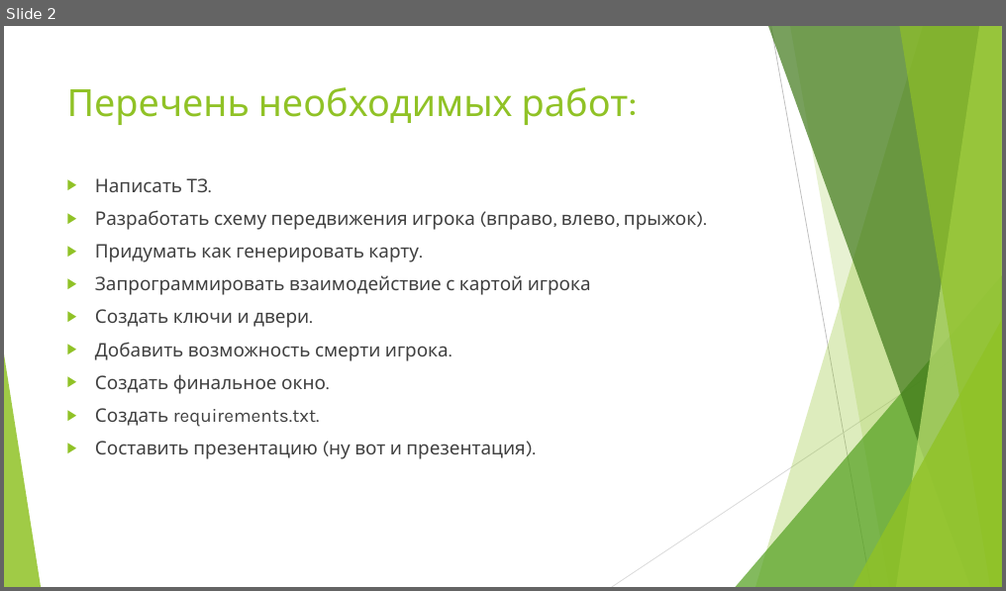
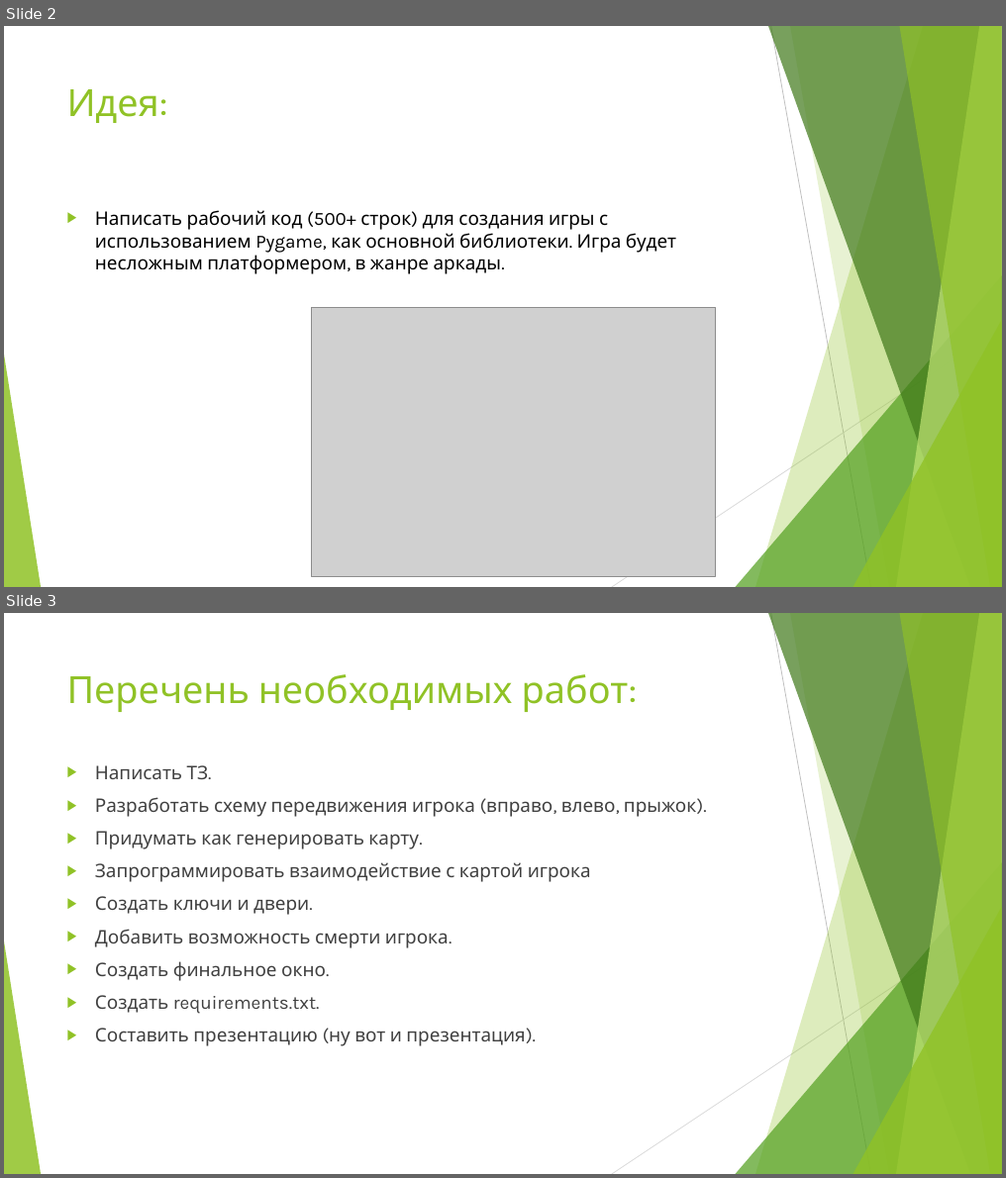
Before and after one commit to silnovdanila/atom_projects, a slide deck: The tale of Chelick.pptx. Shown one above the other, each under a label of ours: slide 2 before the commit, slides 2 and 3 after it. The pictures are 1006x591 and 1006x1178 pixels, drawn with LibreOffice and Linux fonts; fonts in the diff are those of the drawing; grey boxes stand for pictures. Boxes give left, top, right and bottom in pixels: in the first picture for what was removed or moved away, otherwise in the second. Text is boxed around its words. In the diff, an @@ line names an element or a change of style, - is before the commit and + after.

```diff
--- a/The tale of Chelick.pptx
+++ b/The tale of Chelick.pptx
@@ slide 2 added at <box>4,26,1002,587</box>, background #FFFFFF; not listed: 10 template elements that a slide beside it also shows @@
@@ title added at <box>67,89,159,123</box>, 36 pt, text #90C226 @@
+Идея:
@@ text added at <box>95,210,676,274</box>, 18 pt, text #000000 @@
+▶ Написать рабочий код (500+ строк) для создания игры с использованием Pygame, как основной библиотеки. Игра будет несложным платформером, в жанре аркады.
@@ picture added at <box>312,307,716,577</box> @@
@@ what was slide 2 is now slide 3 @@
```
Also in this commit, not shown: 1 slide changed, 2 other slides added, 2 other files.
